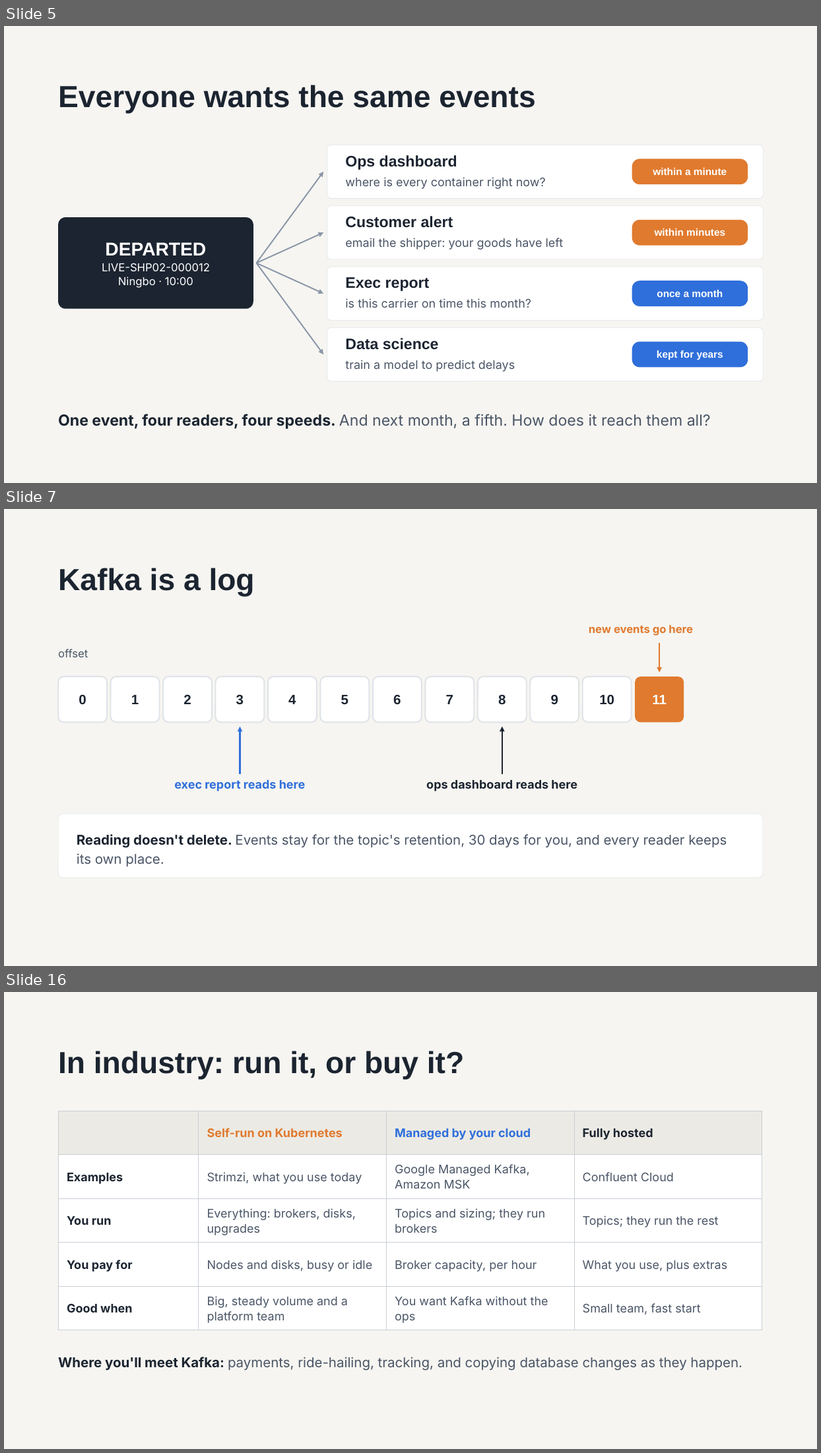
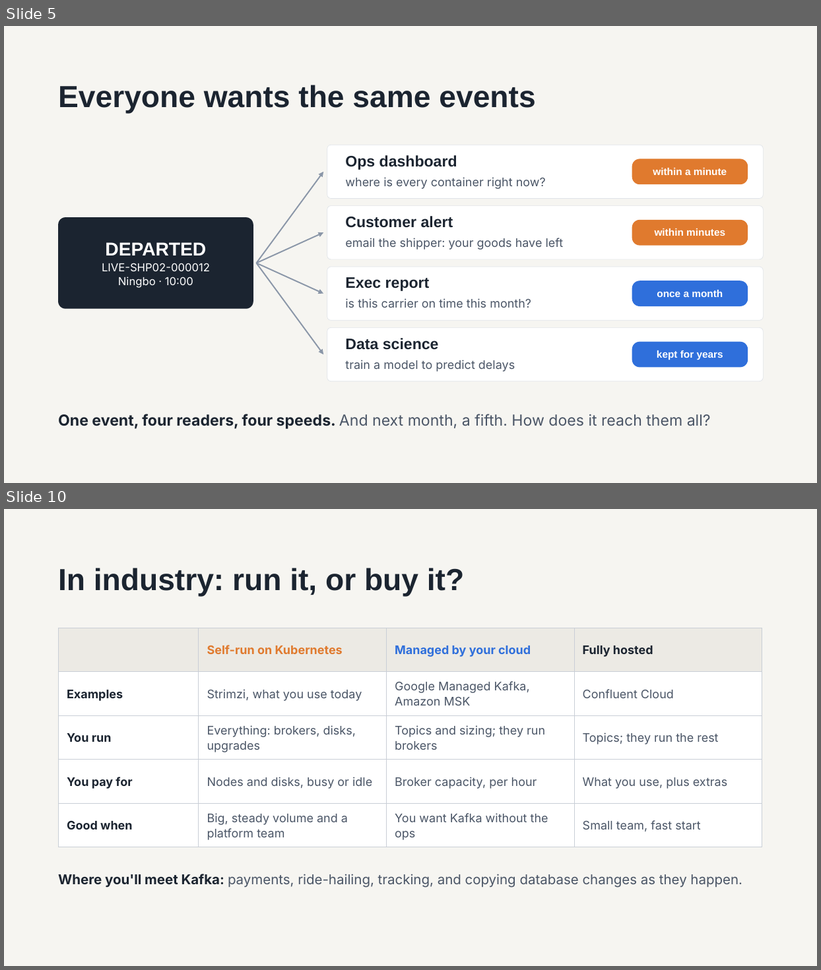
Before and after one commit to 1768SAIKUMAR/cloud-computing-srh, a slide deck: sessions/05-kafka-on-gke/slides/session-05-kafka-on-gke.pptx. Shown one above the other, each under a label of ours: slides 5, 7 and 16 before the commit, slides 5 and 10 after it; the slides between them are not shown. The pictures are 821x1453 and 821x970 pixels, drawn with LibreOffice and Linux fonts; fonts in the diff are those of the drawing. Boxes give left, top, right and bottom in pixels: in the first picture for what was removed or moved away, otherwise in the second. Text is boxed around its words. In the diff, an @@ line names an element or a change of style, - is before the commit and + after.

```diff
--- a/sessions/05-kafka-on-gke/slides/session-05-kafka-on-gke.pptx
+++ b/sessions/05-kafka-on-gke/slides/session-05-kafka-on-gke.pptx
@@ slide 7 removed at (x1=4, y1=509, x2=817, y2=966), background #F6F5F1 @@
@@ title removed at (x1=58, y1=568, x2=255, y2=597) @@
-Kafka is a log
@@ text removed at (x1=589, y1=625, x2=693, y2=636) @@
-new events go here
@@ arrow removed from (660, 643) to (660, 673) @@
@@ text removed at (x1=58, y1=649, x2=88, y2=657) @@
-offset
@@ rounded rectangle removed at (x1=58, y1=677, x2=107, y2=722) @@
-0
@@ rounded rectangle removed at (x1=111, y1=677, x2=160, y2=722) @@
-1
@@ rounded rectangle removed at (x1=163, y1=677, x2=212, y2=722) @@
-2
@@ rounded rectangle removed at (x1=216, y1=677, x2=265, y2=722) @@
-3
@@ rounded rectangle removed at (x1=268, y1=677, x2=317, y2=722) @@
-4
@@ rounded rectangle removed at (x1=321, y1=677, x2=370, y2=722) @@
-5
@@ rounded rectangle removed at (x1=373, y1=677, x2=422, y2=722) @@
-6
@@ rounded rectangle removed at (x1=426, y1=677, x2=475, y2=722) @@
-7
@@ rounded rectangle removed at (x1=478, y1=677, x2=527, y2=722) @@
-8
@@ rounded rectangle removed at (x1=531, y1=677, x2=580, y2=722) @@
-9
@@ rounded rectangle removed at (x1=583, y1=677, x2=632, y2=722) @@
-10
@@ rounded rectangle removed at (x1=636, y1=677, x2=684, y2=722) @@
-11
@@ arrow removed from (240, 774) to (240, 727) @@
@@ arrow removed from (502, 774) to (502, 727) @@
@@ text removed at (x1=174, y1=780, x2=306, y2=791) @@
-exec report reads here
@@ text removed at (x1=426, y1=780, x2=578, y2=791) @@
-ops dashboard reads here
@@ rounded rectangle removed at (x1=58, y1=814, x2=764, y2=878) @@
@@ text removed at (x1=77, y1=834, x2=727, y2=867) @@
-Reading doesn't delete. Events stay for the topic's retention, 30 days for you, and every reader keeps its own place.
@@ what was slide 16 is now slide 10 @@
```
Also in this commit, not shown: 3 slides changed, 2 slides added, 7 other slides removed.
